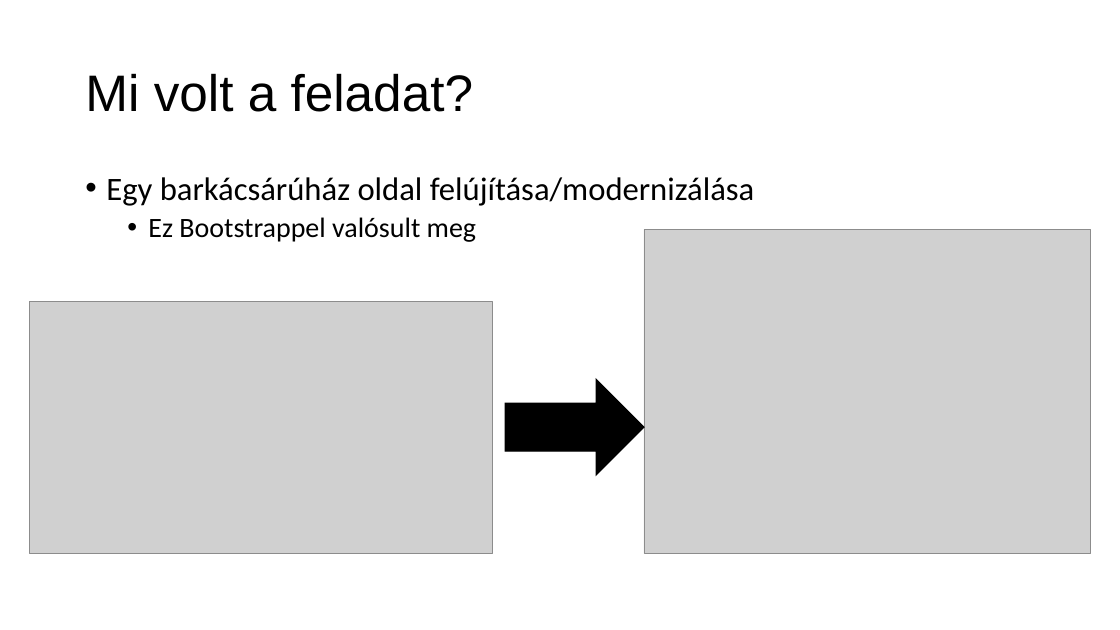
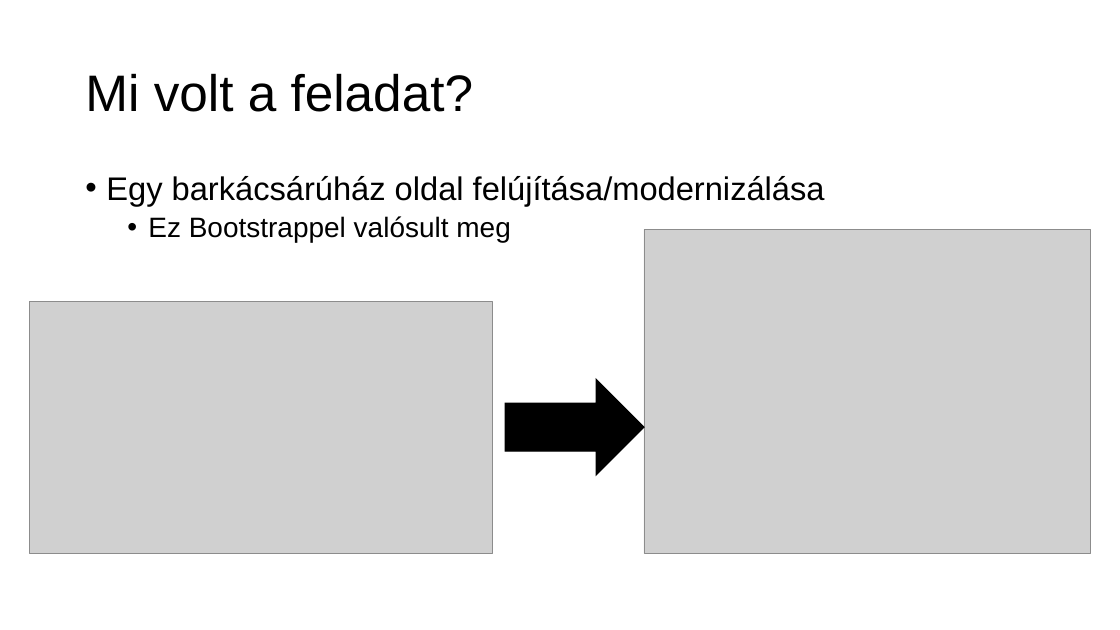
Before and after one commit to verbence/webes-projekt, a slide deck: slide 3 of PPT/tztpvb_barkacs.pptx. Drawn at 1120x630 pixels with LibreOffice and Linux fonts; fonts in the diff are those of the drawing; grey boxes stand for pictures. Boxes give left, top, right and bottom in pixels: in the first picture for what was removed or moved away, otherwise in the second. Text is boxed around its words. In the diff, an @@ line names an element or a change of style, - is before the commit and + after.

```diff
--- a/PPT/tztpvb_barkacs.pptx
+++ b/PPT/tztpvb_barkacs.pptx
@@ text "Egy barkácsárúház oldal felújítása/modernizálása" at (106, 176, 825, 242): font Calibri to Arial @@
```
Also in this commit, not shown: 6 slides added.
